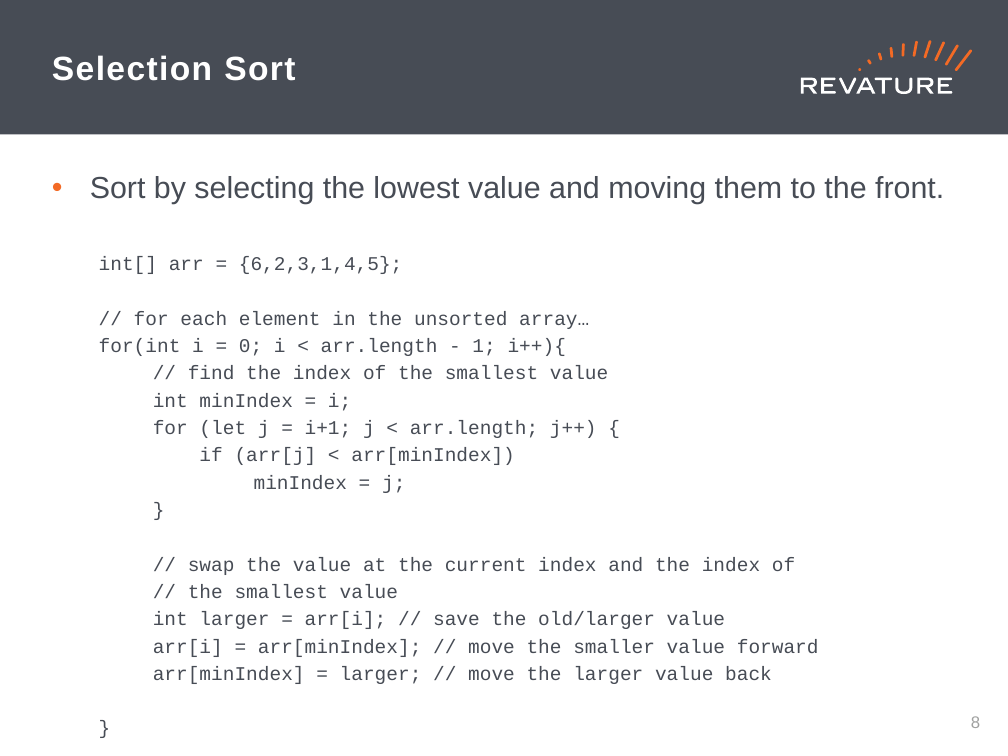
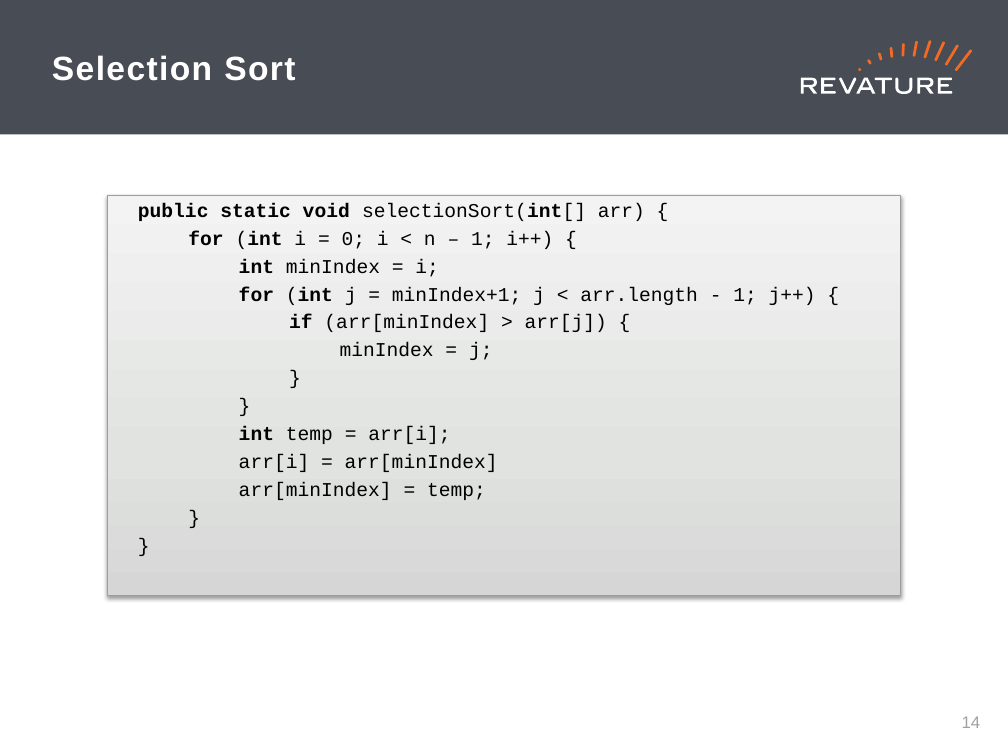
Before and after one commit to jhigherevature/8302021_RAP, a slide deck: slide 15 of powerpoints/Day_10.pptx (slide 9 before the commit). Drawn at 1008x756 pixels with LibreOffice and Linux fonts; fonts in the diff are those of the drawing. Boxes give left, top, right and bottom in pixels: in the first picture for what was removed or moved away, otherwise in the second. Text is boxed around its words. In the diff, an @@ line names an element or a change of style, - is before the commit and + after.

```diff
--- a/powerpoints/Day_10.pptx
+++ b/powerpoints/Day_10.pptx
@@ text removed at (90,176,944,684) @@
-• Sort by selecting the lowest value and moving them to the front.
-int[] arr = {6,2,3,1,4,5};
-// for each element in the unsorted array…
-for(int i = 0; i < arr.length - 1; i++){
-// find the index of the smallest value
-int minIndex = i;
-for (let j = i+1; j < arr.length; j++) {
-if (arr[j] < arr[minIndex])
-minIndex = j;
-}
-// swap the value at the current index and the index of
-// the smallest value
-int larger = arr[i]; // save the old/larger value
-arr[i] = arr[minIndex]; // move the smaller value forward
-arr[minIndex] = larger; // move the larger value back
-}
@@ rectangle added at (108,196,900,596), fill gradient #D6D7D6 to #E2E2E2 to #F4F4F4, outline #9C9D9C 0.75 pt, 14 pt, text #000000 @@
+  public static void selectionSort(int[] arr) {
+  for (int i = 0; i < n – 1; i++) {
+  int minIndex = i;
+  for (int j = minIndex+1; j < arr.length - 1; j++) {
+  if (arr[minIndex] > arr[j]) {
+  minIndex = j;
+  }
+  }
+  int temp = arr[i];
+  arr[i] = arr[minIndex]
+  arr[minIndex] = temp;
+  }
+  }
@@ page number at (962,716,981,728): text changed @@
-8
+14
```
Also in this commit, not shown: 3 other slides changed, 10 slides added, 1 slide removed, 4 other files.
